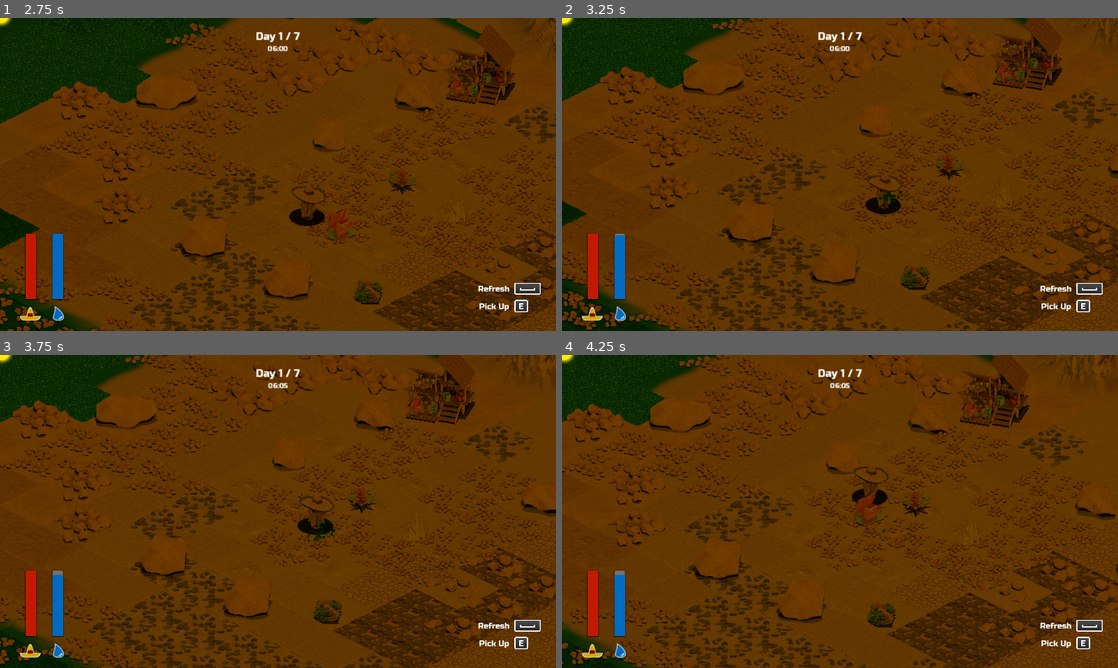
Above: before the commit, frames 1-4 (two rows, left to right).
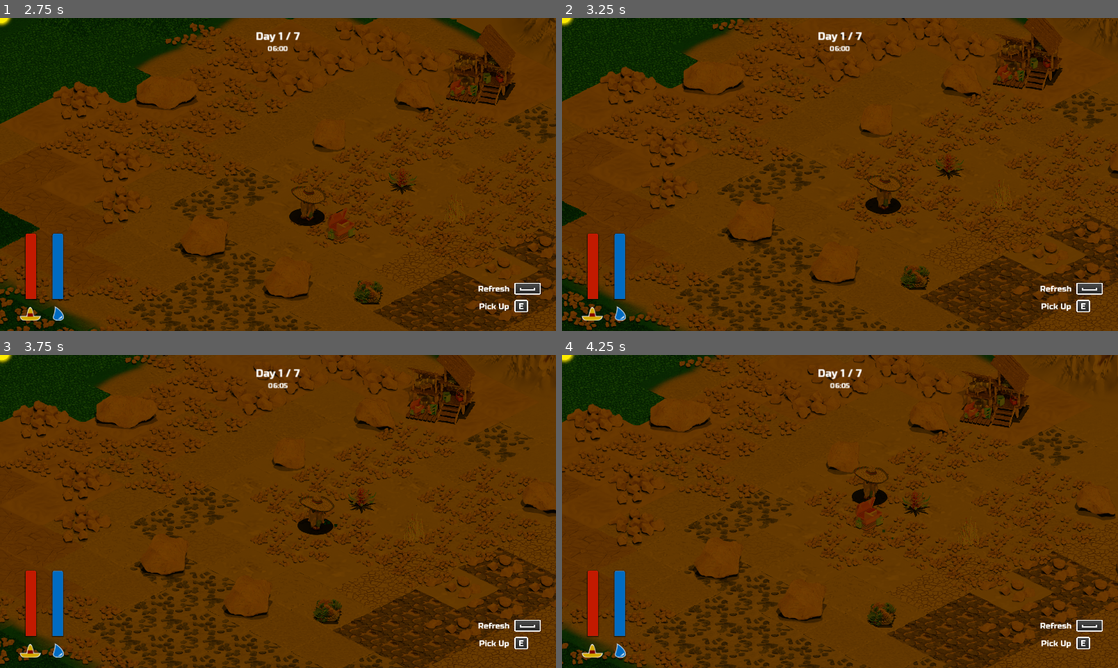
Above: after the commit, the same moments.

Repository: lorentzo/jagoda-jam
Game: Godot game, scene res://Scenes/MainMenu.tscn
Two runs of this game, one before a commit and one after it. Both use one fixed random seed, a clock stepped at 60 frames per second and the inputs below.
Inputs:
- Up to frame 1 (2.75 s): click "Play" at 0.5 s; hold Right (walk-right) 1.28-2.03 s; hold Space (use-item) 1.28-2.03 s; tap E (main) at 1.35, 2.3 s; hold Down (walk-down) from 2.03 s (still down); tap Space (use-item) at 2.1 s
- Up to frame 2 (3.25 s): release Down (walk-down) at 2.78 s; hold Right (walk-right) from 2.78 s (still down); hold Space (use-item) from 2.78 s (still down); tap E (main) at 2.85 s
- Up to frame 3 (3.75 s): release Right (walk-right) at 3.53 s; release Space (use-item) at 3.53 s; hold Up (walk-up) from 3.53 s (still down); tap Space (use-item) at 3.6 s
- Up to frame 4 (4.25 s): keep holding Up (walk-up); tap E (main) at 3.8 s

Frame 1 is identical in both runs. In frame 2, less than 0.1% of the frame differs, in the area x 9-62%, y 55-70%; in frame 3, less than 0.1%; in frame 4, 0.2%, in the area x 9-60%, y 44-71%.

Commit message:
Add fridge state and events

Diff:
--- a/jagoda/Scenes/Fridge.gd
+++ b/jagoda/Scenes/Fridge.gd
@@ -1,7 +1,19 @@
 class_name Fridge
 extends Area2D
 
+enum State {
+	IDLE,
+	ACTIVE
+}
+
+const FRESHNESS_USED_PER_SECOND: float = 10.0
+
+signal fridge_freshness_changed(freshness)
+
 @export var sprite_frames: SpriteFrames = null
+
+var state = State.IDLE
+var freshness: float = 100
 
 func _ready():
 	if sprite_frames == null:
@@ -14,3 +26,23 @@
 	var frame_tex: Texture2D = $AnimatedSprite2D.sprite_frames.get_frame_texture("idle", 0)
 	var scale = collision_shape_size / frame_tex.get_width()
 	$AnimatedSprite2D.scale = Vector2(scale, scale)
+
+func process(delta):
+	if state == State.ACTIVE:
+		self.freshness = max(self.freshness - FRESHNESS_USED_PER_SECOND * delta, 0)
+		self.fridge_freshness_changed.emit(self.freshness)
+
+	if self.is_empty():
+		state = State.IDLE
+
+func activate():
+	state = State.ACTIVE
+
+func deactivate():
+	state = State.IDLE
+
+func is_empty():
+	return is_equal_approx(self.freshness, 0)
+
+func is_active():
+	return state == State.ACTIVE
--- a/jagoda/Scenes/Fridge.tscn
+++ b/jagoda/Scenes/Fridge.tscn
@@ -5,7 +5,7 @@
 [sub_resource type="RectangleShape2D" id="RectangleShape2D_5258f"]
 size = Vector2(125, 103)
 
-[node name="Fridge" type="Area2D"]
+[node name="Fridge" type="Area2D" groups=["fridge"]]
 script = ExtResource("1_dno5w")
 
 [node name="CollisionShape2D" type="CollisionShape2D" parent="."]
--- a/jagoda/Scenes/Game.gd
+++ b/jagoda/Scenes/Game.gd
@@ -19,6 +19,7 @@
 @onready var sun: Sprite2D = $HUD/Sun
 @onready var screen_width = get_viewport().size.x
 @onready var canvas_hue = canvas_modulate.color.h;
+@onready var tree = get_tree()
 
 var day = 0
 var time_passed = 0
@@ -30,15 +31,17 @@
 func _ready():
 	sun_intensity_changed.connect($Player.on_sun_intensity_changed)
 	$Player.player_freshness_changed.connect(self._on_player_freshness_changed)
-	$Player.player_plant_water_changed.connect(self._on_player_plant_water_changed)
 	$Player.player_pick_up_fridge.connect(self._on_player_pick_up_fridge)
 	$Player.player_drop_fridge.connect(self._on_player_drop_fridge)
 
 	day_changed.connect(self._on_day_changed)
 
-	for plant in get_tree().get_nodes_in_group("plant"):
+	for plant in tree.get_nodes_in_group("plant"):
 		sun_intensity_changed.connect(plant.on_sun_intensity_changed)
 		day_changed.connect(plant.on_day_changed)
+
+	for fridge in tree.get_nodes_in_group("fridge"):
+		fridge.fridge_freshness_changed.connect(self._on_fridge_freshness_changed)
 
 	day_changed.emit()
 	loading.on_loading_start.connect(self._on_loading_start)
@@ -55,8 +58,8 @@
 	if is_equal_approx(freshness, 0):
 		self._game_over()
 
-func _on_player_plant_water_changed(plant_water):
-	$HUD/ItemWaterBar.value = plant_water
+func _on_fridge_freshness_changed(freshness):
+	$HUD/ItemWaterBar.value = freshness
 
 func _on_player_pick_up_fridge(fridge):
 	self.remove_child(fridge)
--- a/jagoda/Scenes/Plant.gd
+++ b/jagoda/Scenes/Plant.gd
@@ -3,6 +3,7 @@
 
 const MAX_FRESHNESS: float = 100.0
 const MAX_FRESHNESS_LOST_PER_SECOND: float = 0.5
+const FRESHNESS_GAINED_PER_SECOND: float = 5.0
 const DAY_MULTIPLIER_DEVIATION: float = 0.5
 const PROGRESS_BAR_MARGIN: int = 10
 
@@ -41,8 +42,8 @@
 func _die():
 	queue_free()
 
-func refresh(additional_freshness):
-	self.freshness = min(self.freshness + additional_freshness, MAX_FRESHNESS)
+func refresh(delta):
+	self.freshness = min(self.freshness + FRESHNESS_GAINED_PER_SECOND * delta, MAX_FRESHNESS)
 
 func set_freshness_visible(value: bool):
 	progress_bar.visible = value
--- a/jagoda/Scenes/Player.gd
+++ b/jagoda/Scenes/Player.gd
@@ -12,13 +12,12 @@
 const SIGHING_PERIOD = 10.0
 
 signal player_freshness_changed(freshness)
-signal player_plant_water_changed(plant_water)
 signal player_pick_up_fridge(fridge)
 signal player_drop_fridge(fridge)
 
 var state = State.WALK
 var freshness: float = 100
-var plant_water: float = 100
+
 var current_sun_intensity = 0
 var sighing: bool = false
 var visible_plants: Dictionary = {}
@@ -41,19 +40,23 @@
 	elif Input.is_action_pressed("walk-down"):
 		walk_velocity.y = 1
 
-	if Input.is_action_pressed("use-item"):
-		if state == State.CARRY and self.plant_water > 0:
+	if Input.is_action_just_pressed("use-item"):
+		if state == State.CARRY and not fridge.is_empty():
+			fridge.activate()
 			if not $WaterParticles.emitting:
 				$WaterParticles.emitting = true
-			for plant in self.visible_plants.keys():
-				plant.refresh(5.0 * delta)
-			self.plant_water = max(self.plant_water - 10.0 * delta, 0)
-			self.player_plant_water_changed.emit(self.plant_water)
-	else:
-		if $WaterParticles.emitting:
-			$WaterParticles.emitting = false
+	elif Input.is_action_just_released("use-item"):
+		if state == State.CARRY:
+			fridge.deactivate()
+			if $WaterParticles.emitting:
+				$WaterParticles.emitting = false
 
-	if Input.is_action_just_released("main"):
+	if fridge != null and fridge.is_active():
+		for plant in self.visible_plants.keys():
+			plant.refresh(delta)
+		fridge.process(delta)
+
+	if Input.is_action_just_pressed("main"):
 		if state == State.WALK:
 			if not self.visible_fridges.is_empty():
 				self.fridge = self.visible_fridges.keys()[0]
@@ -63,6 +66,9 @@
 		elif state == State.CARRY:
 			var fridge = self.fridge
 			self.fridge = null
+			fridge.deactivate()
+			if $WaterParticles.emitting:
+				$WaterParticles.emitting = false
 			fridge.position = self.position
 			self.player_drop_fridge.emit(fridge)
 			state = State.WALK
